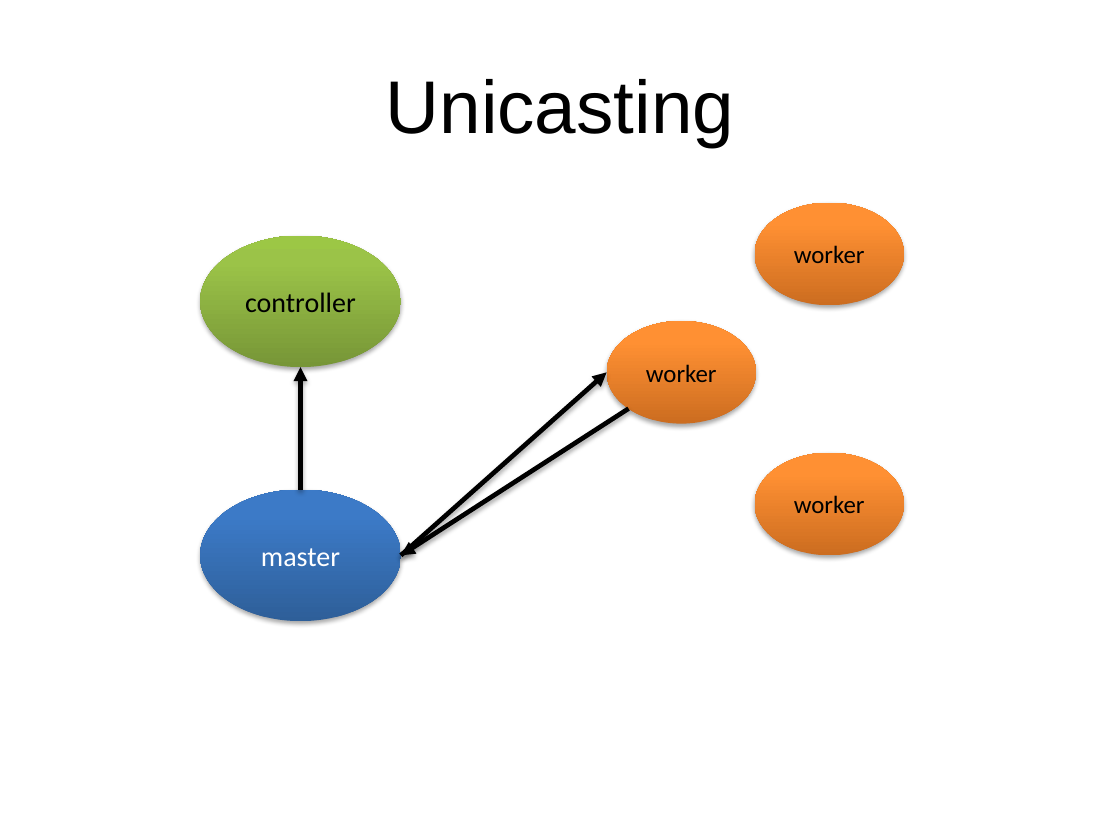
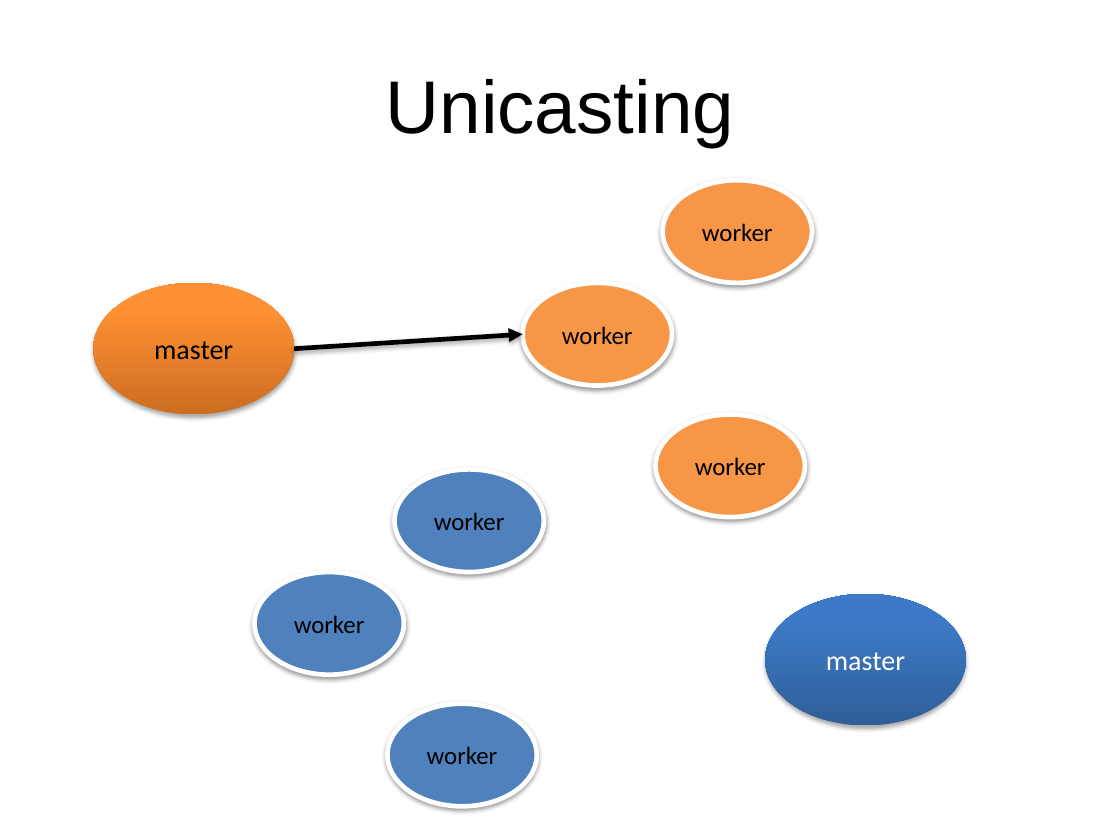
Before and after one commit to dsietz/datadot, a slide deck: slide 15 of Building Clustered Applications in a Distributed Architecture.pptx (slide 14 before the commit). Drawn at 1120x840 pixels with LibreOffice and Linux fonts; fonts in the diff are those of the drawing. Boxes give left, top, right and bottom in pixels: in the first picture for what was removed or moved away, otherwise in the second. Text is boxed around its words. In the diff, an @@ line names an element or a change of style, - is before the commit and + after.

Commit message:
working on presentation

```diff
--- a/Building Clustered Applications in a Distributed Architecture.pptx
+++ b/Building Clustered Applications in a Distributed Architecture.pptx
@@ ellipse "worker": place and size @@
-ellipse "worker" at bbox=[755, 203, 904, 306]
+ellipse "worker" at bbox=[663, 180, 812, 283]
@@ ellipse removed at bbox=[200, 235, 401, 366] @@
-controller
@@ ellipse "master": place and size @@
-ellipse "master" at bbox=[200, 489, 401, 620]
+ellipse "master" at bbox=[93, 283, 293, 414]
@@ ellipse "master" at bbox=[93, 283, 293, 414]: text colour #FFFFFF to #000000; fill gradient #2F5F99 to #3D7CC7 to #3A7CCB to gradient #CC6E20 to #FF9034 to #FF9136 @@
@@ ellipse "worker": place and size @@
-ellipse "worker" at bbox=[607, 321, 756, 424]
+ellipse "worker" at bbox=[523, 283, 672, 386]
@@ arrow moved from (401, 556) - (607, 372) to (295, 348) - (523, 334) @@
@@ arrow removed from (300, 489) to (300, 367) @@
@@ arrow removed from (628, 409) to (401, 556) @@
@@ fill gradient #CC6E20 to #FF9034 to #FF9136 to #F79646; outline none to #FFFFFF 3 pt; shadow changed in 3 elements at bbox=[663, 180, 812, 283], bbox=[523, 283, 672, 386], bbox=[655, 414, 804, 517] @@
@@ ellipse "worker": place and size @@
-ellipse "worker" at bbox=[755, 452, 904, 556]
+ellipse "worker" at bbox=[655, 414, 804, 517]
@@ ellipse added at bbox=[394, 469, 543, 572], fill #4F81BD, outline #FFFFFF 3 pt, 16 pt, text #000000 @@
+worker
@@ ellipse added at bbox=[254, 572, 403, 675], fill #4F81BD, outline #FFFFFF 3 pt, 16 pt, text #000000 @@
+worker
@@ ellipse added at bbox=[765, 594, 965, 725], fill gradient #2F5F99 to #3D7CC7 to #3A7CCB, 18 pt, text #FFFFFF @@
+master
@@ ellipse added at bbox=[388, 703, 536, 806], fill #4F81BD, outline #FFFFFF 3 pt, 16 pt, text #000000 @@
+worker
```
Also in this commit, not shown: 7 other slides changed, 28 slides added, 1 slide removed, 1 other file.
